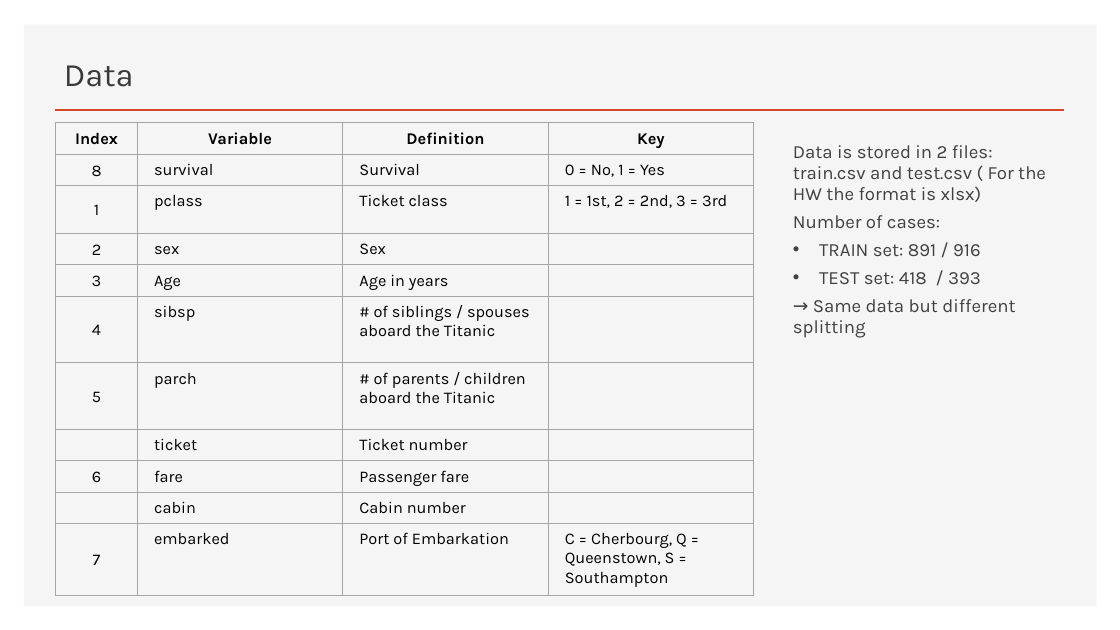
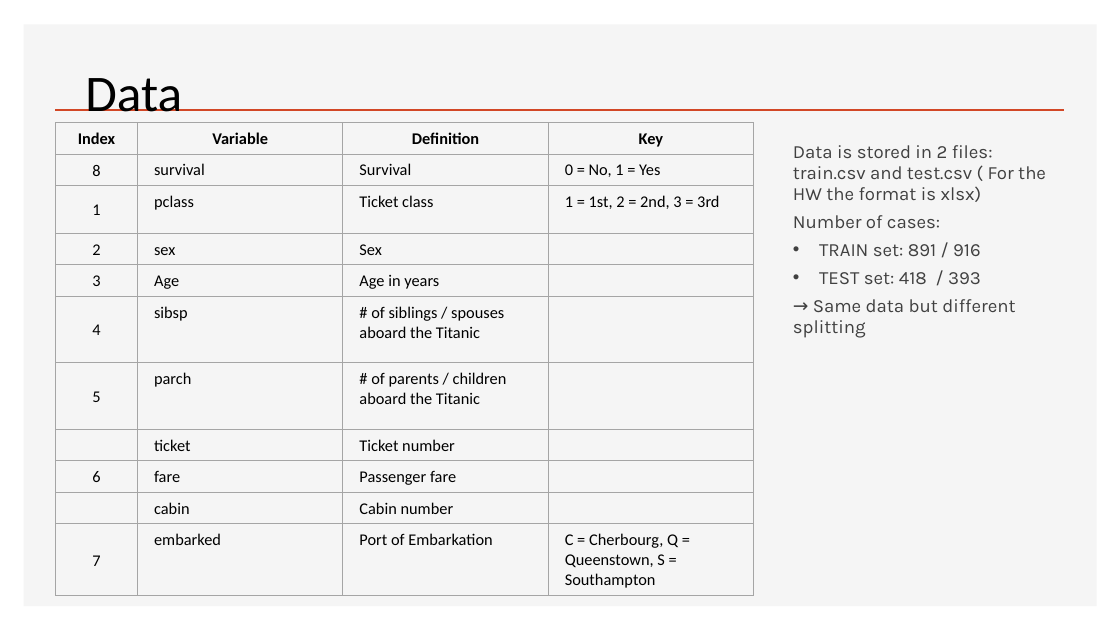
Before and after one commit to duonghung86/Kaggle-competition, a slide deck: slide 3 of Titanic 1.pptx. Drawn at 1120x630 pixels with LibreOffice and Linux fonts; fonts in the diff are those of the drawing; background and template pictures are left out. Boxes give left, top, right and bottom in pixels: in the first picture for what was removed or moved away, otherwise in the second. Text is boxed around its words. In the diff, an @@ line names an element or a change of style, - is before the commit and + after.

```diff
--- a/Titanic 1.pptx
+++ b/Titanic 1.pptx
@@ title "Data" moved from (x1=64, y1=65, x2=134, y2=87) to (x1=85, y1=78, x2=182, y2=123) @@
@@ title "Data" at (x1=85, y1=78, x2=182, y2=123): size 28 to 44 pt, font Karla to Calibri, text colour #3B3838 to #000000 @@
@@ table at (x1=55, y1=123, x2=755, y2=598) @@
@@ font Karla to Calibri @@
```
Also in this commit, not shown: 5 other slides changed, 5 slides added.
